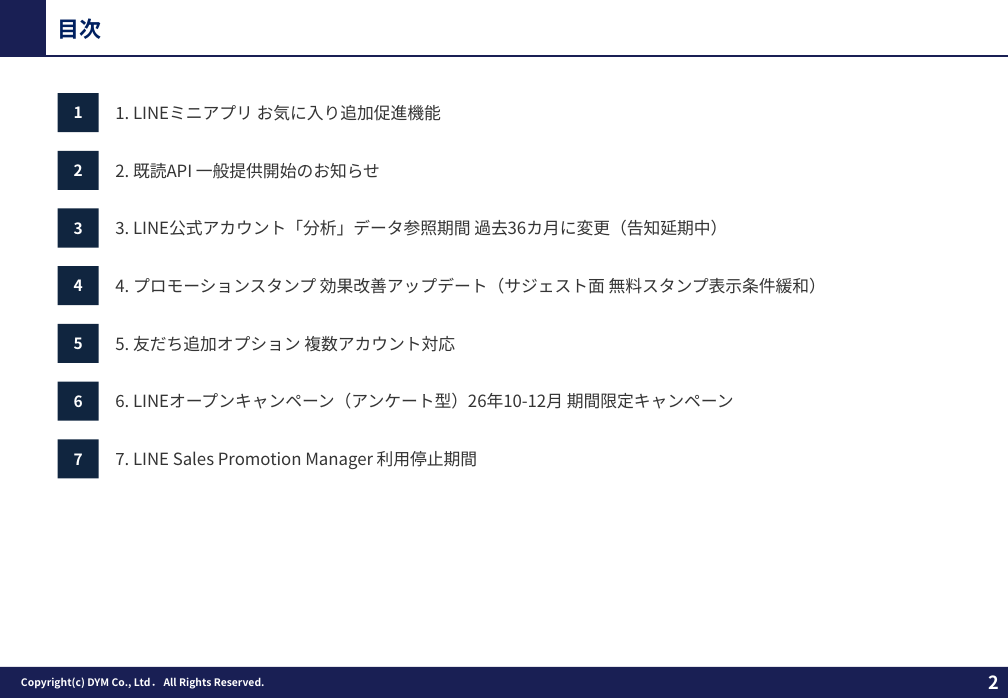
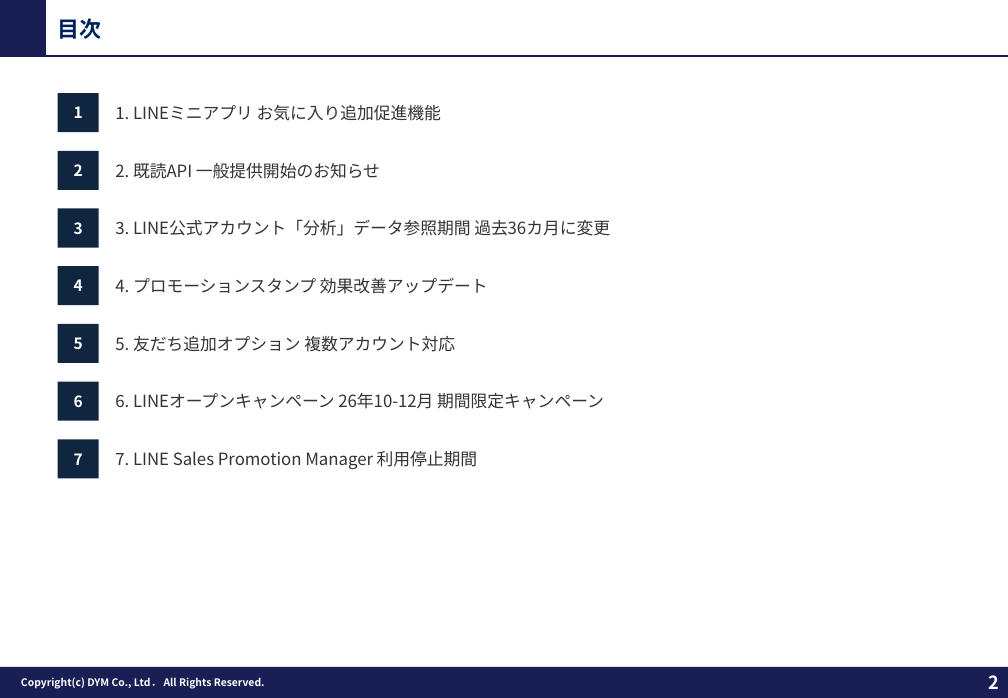
Before and after one commit to tonomura-r-dev/folder, a slide deck: slide 2 of LINEOA媒体最新情報_2026年9月トレンドレポート.pptx. Drawn at 1008x698 pixels with LibreOffice and Linux fonts; fonts in the diff are those of the drawing; background and template pictures are left out. Boxes give left, top, right and bottom in pixels: in the first picture for what was removed or moved away, otherwise in the second. Text is boxed around its words. In the diff, an @@ line names an element or a change of style, - is before the commit and + after.

```diff
--- a/LINEOA媒体最新情報_2026年9月トレンドレポート.pptx
+++ b/LINEOA媒体最新情報_2026年9月トレンドレポート.pptx
@@ text at (x1=115, y1=219, x2=610, y2=236): text changed @@
-3. LINE公式アカウント「分析」データ参照期間 過去36カ月に変更（告知延期中）
+3. LINE公式アカウント「分析」データ参照期間 過去36カ月に変更
@@ text at (x1=115, y1=278, x2=488, y2=294): text changed @@
-4. プロモーションスタンプ 効果改善アップデート（サジェスト面 無料スタンプ表示条件緩和）
+4. プロモーションスタンプ 効果改善アップデート
@@ text at (x1=115, y1=393, x2=604, y2=409): text changed @@
-6. LINEオープンキャンペーン（アンケート型）26年10-12月 期間限定キャンペーン
+6. LINEオープンキャンペーン 26年10-12月 期間限定キャンペーン
```
Also in this commit, not shown: 2 other slides changed, 1 other file.
